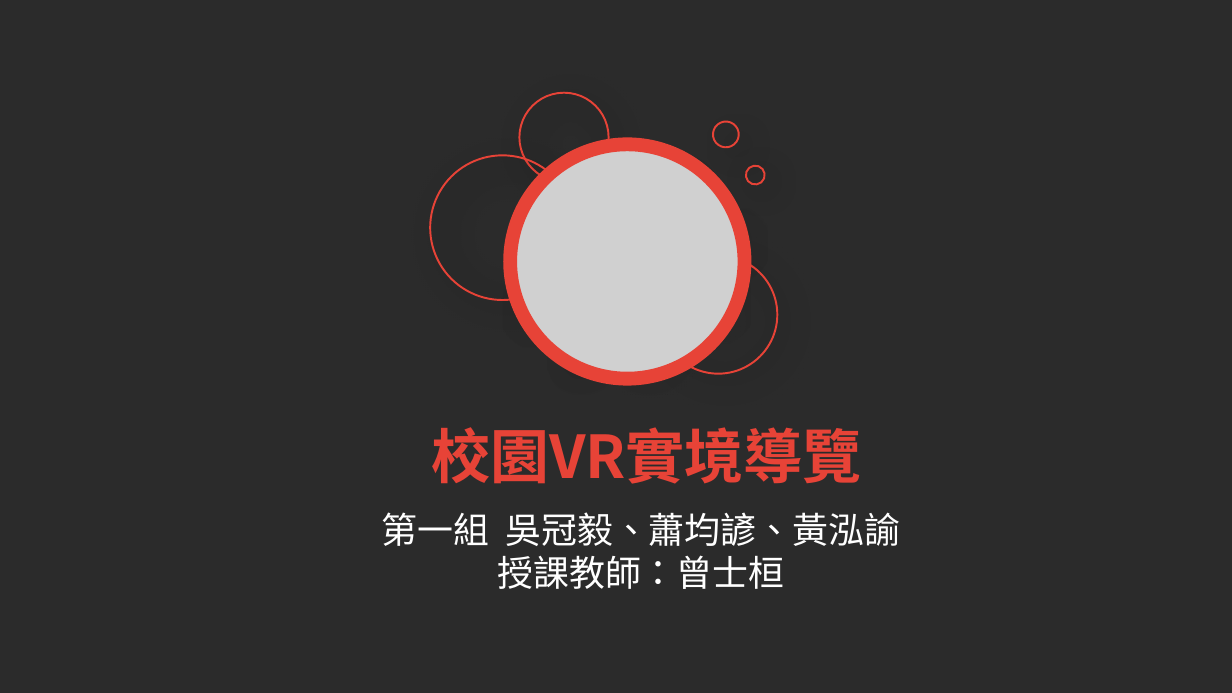
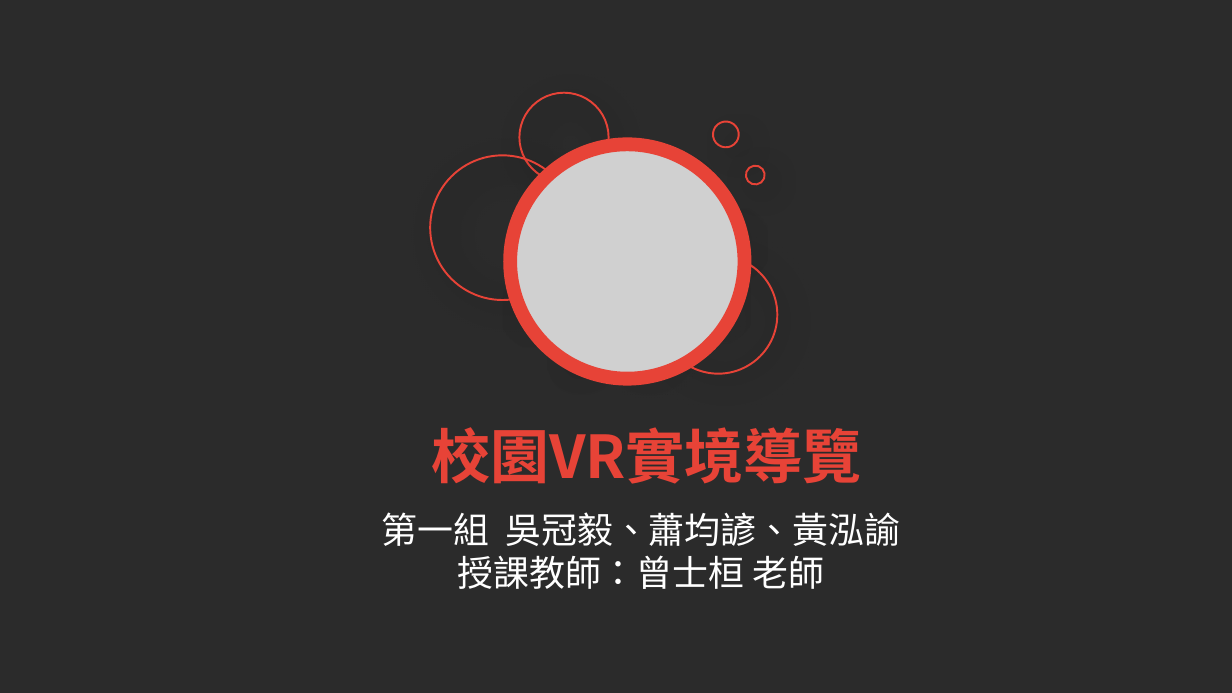
Before and after one commit to Wuguanyi/107_SE_Team_1, a slide deck: slide 1 of 02軟體工程期末簡報20190110.pptx. Drawn at 1232x693 pixels with LibreOffice and Linux fonts; fonts in the diff are those of the drawing; grey boxes stand for pictures; background and template pictures are left out; a plain dark background stands for a picture behind light text. Boxes give left, top, right and bottom in pixels: in the first picture for what was removed or moved away, otherwise in the second. Text is boxed around its words. In the diff, an @@ line names an element or a change of style, - is before the commit and + after.

Commit message:
期末PPT
期末PPT

```diff
--- a/02軟體工程期末簡報20190110.pptx
+++ b/02軟體工程期末簡報20190110.pptx
@@ text at [457, 555, 825, 589]: text changed @@
-授課教師：曾士桓
+授課教師：曾士桓 老師
```
